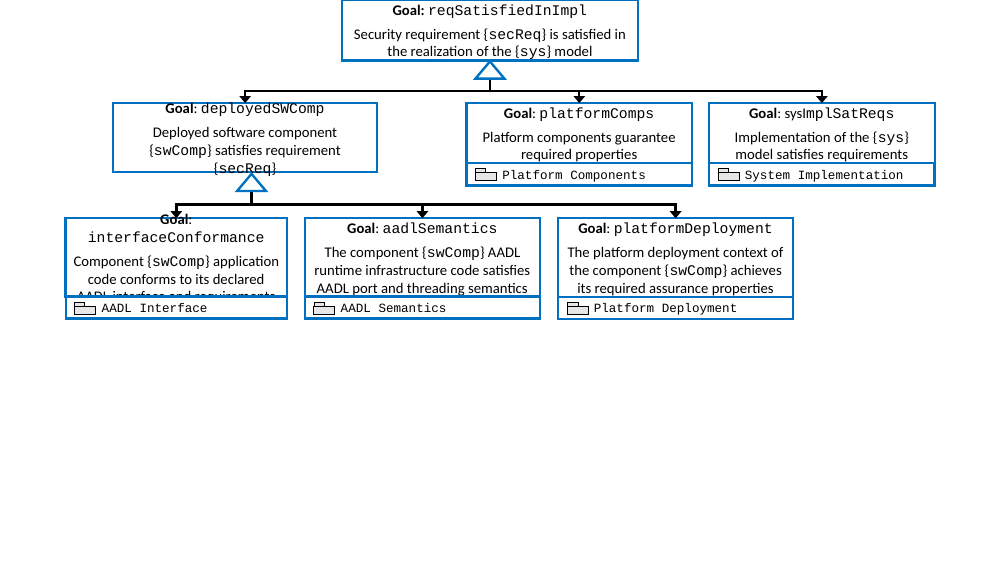
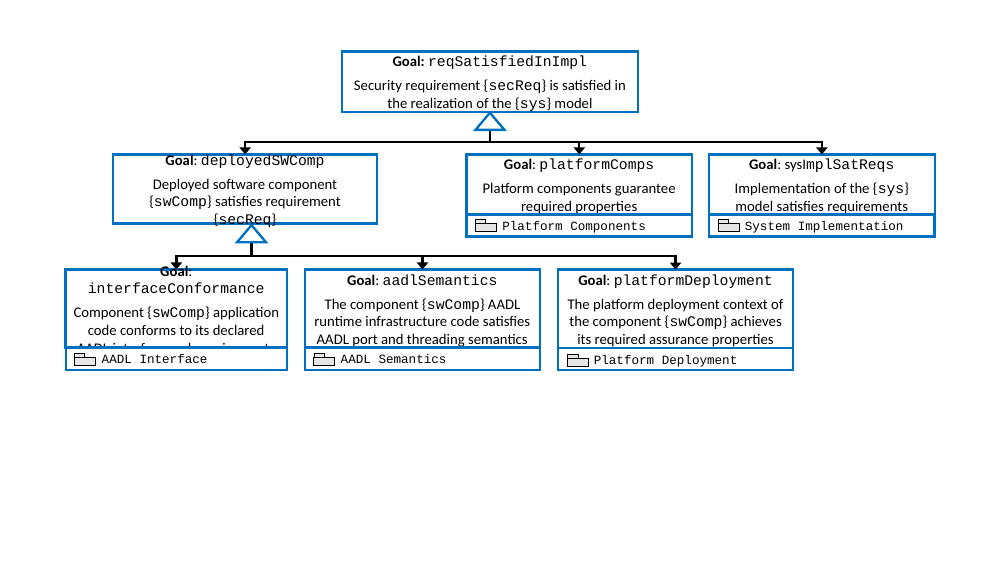
Before and after one commit to iamundson/case-assurance-pattern, a slide deck: slide 8 of figs/figures.pptx. Drawn at 1008x567 pixels with LibreOffice and Linux fonts; fonts in the diff are those of the drawing. Boxes give left, top, right and bottom in pixels: in the first picture for what was removed or moved away, otherwise in the second. Text is boxed around its words. In the diff, an @@ line names an element or a change of style, - is before the commit and + after.

```diff
--- a/figs/figures.pptx
+++ b/figs/figures.pptx
@@ 12 rounded rectangles, 10 rectangles, 6 elbow arrows, 2 triangles: place and size @@
-12 rounded rectangles, 10 rectangles, 6 elbow arrows, 2 triangles at (66, 0, 935, 319)
+12 rounded rectangles, 10 rectangles, 6 elbow arrows, 2 triangles at (66, 51, 935, 371)
```
Also in this commit, not shown: 6 other slides changed, 9 other files.
